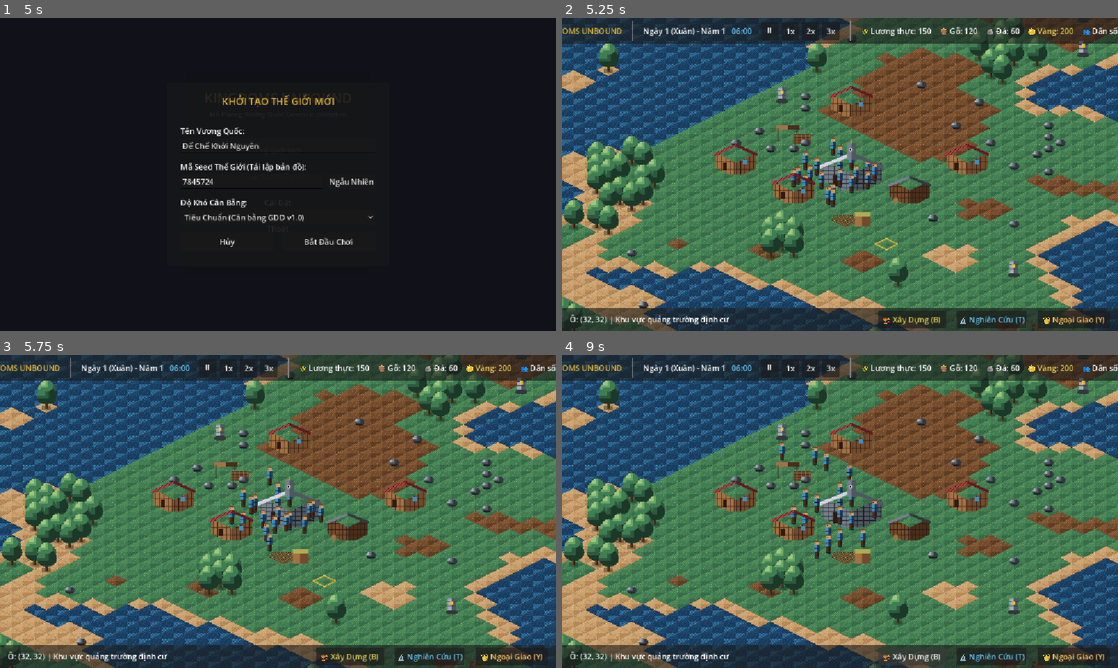
Above: before the commit, frames 1-4 (two rows, left to right).
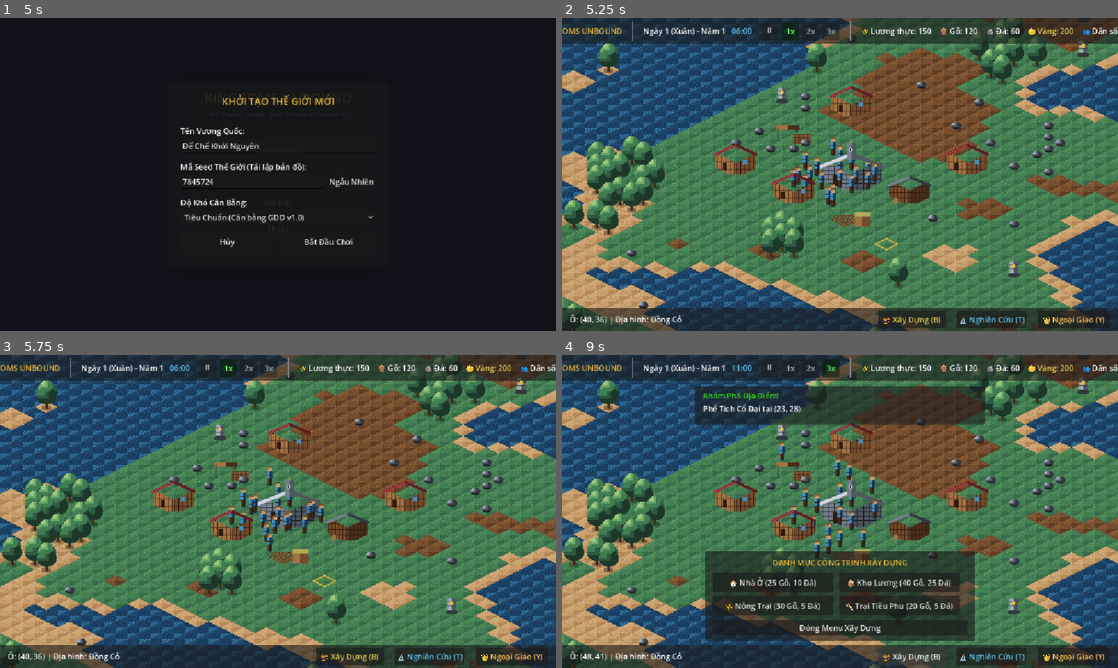
Above: after the commit, the same moments.

Repository: Mincow271104/KINGDOMS-UNBOUND
Game: Godot game, scene res://scenes/ui/main_menu.tscn
The game is run twice, just before and just after one commit, with the same random seed, the same clock (stepped at 60 frames per second) and the same inputs.
Inputs:
- Up to frame 1 (5 s): click "Thế Giới Mới" at 0.5 s; click "Cài Đặt" at 1.25 s; click "Thoát" at 2 s; click "Ngẫu Nhiên" at 2.75 s; click "Tiêu Chuẩn (Cân bằng GDD v1.0)" at 3.5 s; click "Hủy" at 4.25 s
- Up to frame 2 (5.25 s): click "Bắt Đầu Chơi" at 5 s
- Up to frame 3 (5.75 s): no input
- Up to frame 4 (9 s): click "⏸" at 5.75 s; click "1x" at 6.5 s; click "2x" at 7.25 s; click "3x" at 8 s; click "🏗️ Xây Dựng (B)" at 8.75 s

Frame 1 is identical in both runs. In frame 2, 0.3% of the frame differs, in the area x 3-50%, y 3-98%; in frame 3, 0.3%; in frame 4, 21%, in the area x 3-77%, y 3-98%.
Error before the commit: Parse Error: Cannot infer the type of "cur_tech" variable because the value doesn't have a set type. (res://scripts/ui/hud.gd:247)

Commit message:
Fix HUD compilation and verify Package 0

Diff:
--- a/scripts/ui/hud.gd
+++ b/scripts/ui/hud.gd
@@ -244,7 +244,7 @@
 			btn.disabled = true
 			btn.modulate = Color(1.2, 1.2, 0.4)
 		else:
-			var cur_tech := tech_id
+			var cur_tech: String = str(tech_id)
 			var check: Dictionary = research_mgr.call("can_research", cur_tech, rm)
 			if check.get("valid", false):
 				btn.text = " 🔬 %s (%s) — Chi phí: %s(%.0f giờ)" % [def.get("name"), def.get("branch"), cost_str, def.get("duration_hours", 12.0)]
Not shown, changed: docs/WORKLOG.md
